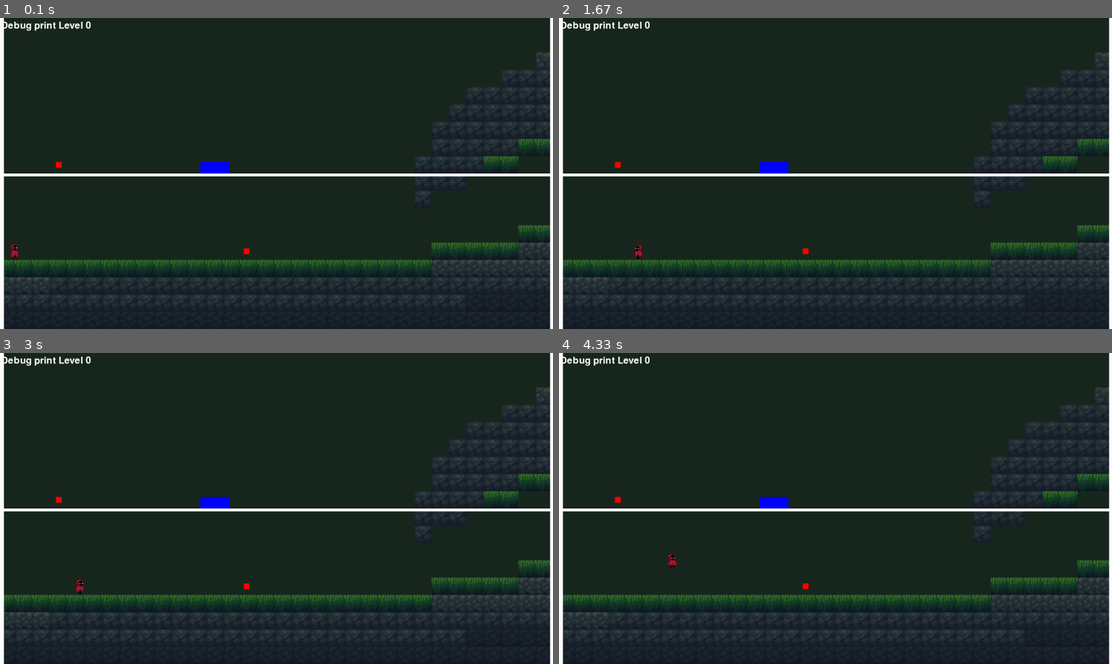
Above: before the commit, frames 1-4 (two rows, left to right).
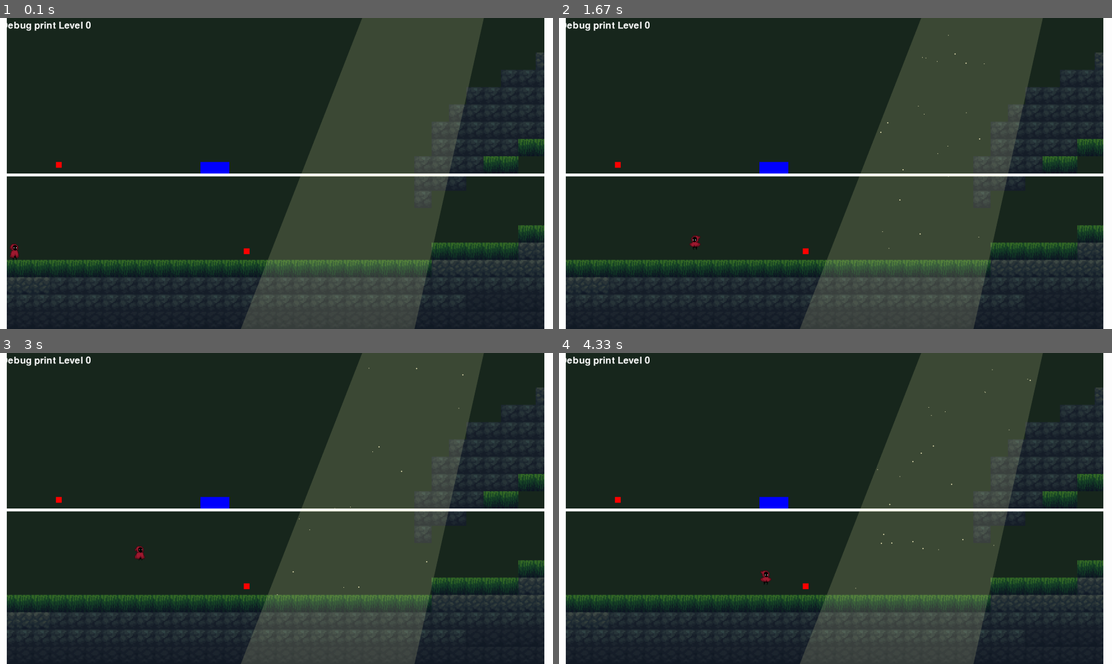
Above: after the commit, the same moments.

Repository: mrhanha1/pygameSonDoong
Game: pygame game, started from main.py
The game is run twice, just before and just after one commit, with the same random seed, the same clock (stepped at 60 frames per second) and the same inputs.
Inputs:
- Up to frame 1 (0.1 s): no input
- Up to frame 2 (1.67 s): hold Right 0.33-0.8 s; hold Right 0.83-1.3 s; tap Space at 0.9, 1.2, 1.4 s; tap K at 0.98 s; hold Left from 1.33 s (still down)
- Up to frame 3 (3 s): tap Space at 1.7, 1.97, 2.27, 2.4, 2.7 s; release Left at 1.87 s; hold Left 1.9-2.3 s; hold Right 2.33-2.97 s; tap K at 2.48 s
- Up to frame 4 (4.33 s): hold Left 3-3.47 s; tap Space at 3.07, 3.37, 3.57, 3.87, 4.07 s; hold Right 3.5-3.97 s; hold Right from 4 s (still down); tap K at 4.15 s

The runs differ from the first frame. In frame 1, 28% of the frame differs, in the area x 0-100%, y 0-100%; in frame 2, 28%; in frame 3, 28%; in frame 4, 28%.

Commit message:
sửa đc chuyển map, đang làm particle

Diff:
--- a/main.py
+++ b/main.py
@@ -4,6 +4,7 @@
 from gameObjectv2 import enemy, hazard, entrance
 from tile_map import TileMap
 from level import LevelManager
+from particle import ParticleSystem
 #ĐỊNH NGHĨA CÁC MÀU CẦN DÙNG
 GRAY=(200, 200, 200)
 BROWN=(139,93,0)
@@ -14,7 +15,7 @@
 BGCOLOR=(25,40,30)
 
 CLOCK=pygame.time.Clock()
-FPS=60
+FPS=100
 
 """KHỞI TẠO CÁC BIẾN ĐẦU TIÊN"""
 CHANGE_LV_EVT=pygame.USEREVENT+1
@@ -31,10 +32,10 @@
       2: (WIDTH-60,HEIGHT//2),
       4: (WIDTH-60,HEIGHT//2)}),
     ("assets/tilemap/lv2.csv",
-     {1: (60,HEIGHT//2),
-      3: (60,HEIGHT//2),
-      2: (WIDTH-80,HEIGHT//2-100),
-      4: (WIDTH-80,HEIGHT-100)}),
+     {1: (40,HEIGHT//2),
+      3: (40,HEIGHT//2),
+      2: (WIDTH-80,100),
+      4: (WIDTH-80,HEIGHT-250)}),
     ("assets/tilemap/lv3.csv",
      {1: (40,HEIGHT//2-100),
       3: (40,HEIGHT//2+150),
@@ -42,7 +43,7 @@
       4: (WIDTH-80,HEIGHT-100)}),
     ("assets/tilemap/lv4.csv",
      {1: (40,HEIGHT//2-100),
-      3: (40,HEIGHT-150),
+      3: (60,HEIGHT-160),
       2: (WIDTH-80,HEIGHT//2-100),
       4: (WIDTH-80,HEIGHT-100)}),
     ("assets/tilemap/lv5.csv",
@@ -71,7 +72,6 @@
     ]
 levelmanager=LevelManager(level_list_data, p1)
 
-
 enemies=pygame.sprite.Group()
 enemies.add(enemy(200, 500),
             enemy(850, 800))
@@ -80,12 +80,24 @@
 
 entrances=pygame.sprite.Group()
 entrances.add(
-    entrance(0, 0, 1, 20, HEIGHT//2),
-    entrance(0, HEIGHT//2, 3, 20, HEIGHT//2),
-    entrance(WIDTH-10, 0, 2,20,HEIGHT//2),
-    entrance(WIDTH-10, HEIGHT//2, 4,20,HEIGHT//2)
+    entrance(-20, 0, 1, 50, HEIGHT//2),
+    entrance(-20, HEIGHT//2, 3, 50, HEIGHT//2),
+    entrance(WIDTH-30, 0, 2,60,HEIGHT//2),
+    entrance(WIDTH-30, HEIGHT//2, 4,60,HEIGHT//2)
     )
-"""KHỞI TẠO ĐẦU TIÊN"""
+
+
+
+particle_system = ParticleSystem(pool_size=200)
+polygon = [(1260, 0), (1680, 0), (1440, HEIGHT), (840, HEIGHT)]
+particle_system.start_dust_effect(polygon)
+particle_system.add_water_spawn(1, x=500, y=100)
+particle_system.add_water_spawn(2, x=600, y=150)
+sunlight=pygame.Surface((WIDTH,HEIGHT),pygame.SRCALPHA)
+
+
+
+"""KHỞI TẠO GAME"""
 pygame.init()
 screen = pygame.display.set_mode((WIDTH, HEIGHT))
 pygame.display.set_caption("GÊm sỐ 1")
@@ -105,7 +117,7 @@
 running = True
 while running:
 
-    d_time=d_time = CLOCK.tick(FPS)/10
+    d_time=d_time = CLOCK.tick(FPS)/1000
     #print(d_time) #SHOW DELTA TIME TO DEBUG
     screen.fill(BGCOLOR)
     for event in pygame.event.get():
@@ -119,7 +131,12 @@
             levelmanager.go_to_level(event.index)
         if event.type == pygame.QUIT:
             running = False
-    #map.draw_map(screen)
+
+
+
+    particle_system.update(d_time, dust_bounds=polygon)
+    particle_system.draw(screen)
+
 
     levelmanager.level.draw(screen)
     for e in enemies:
@@ -136,7 +153,12 @@
     else:
         p1.update_moving(levelmanager.level.get_tiles(), d_time)
         p1.update_hit(enemies, hazards, entrances)
+    pygame.draw.polygon(sunlight, (255,255,180,40), polygon)
+    screen.blit(sunlight, (0,0))
+
+
     draw_level_text(screen, levelmanager.level_index, font)
+
     #pygame.draw.rect(screen, WHITE, p1.rect) #SHOW HITBOX
     #fps = CLOCK.get_fps()
     #print(f"FPS: {fps:.2f}") #SHOW FPS
--- /dev/null
+++ b/particle.py
@@ -0,0 +1,230 @@
+import pygame
+import random
+from abc import ABC, abstractmethod
+
+class Particle(ABC):
+    def __init__(self):
+        self.pos = pygame.Vector2(0, 0)
+        self.velocity = pygame.Vector2(0, 0)
+        self.lifetime = 0
+        self.max_lifetime = 0
+        self.active = False
+        self.color = (255, 255, 255)
+        self.size = 1
+        self.rect = pygame.Rect(0, 0, self.size * 2, self.size * 2)
+
+    def reset(self, pos, velocity, lifetime, color, size):
+        self.active = True
+        self.pos = pos.copy()
+        self.velocity = velocity.copy()
+        self.lifetime = 0
+        self.max_lifetime = lifetime
+        self.color = color
+        self.size = size
+        self.rect = pygame.Rect(int(pos.x) - size, int(pos.y) - size, size * 2, size * 2)
+
+    def draw(self, surface):
+        if self.active:
+            pygame.draw.circle(surface, self.color, (int(self.pos.x), int(self.pos.y)), self.size)
+
+    @abstractmethod
+    def update(self, d_time, bounds=None):
+        pass
+
+    def is_inside_bounds(self, bounds):
+        if isinstance(bounds, pygame.Rect):
+            return bounds.collidepoint(self.pos.x, self.pos.y)
+        elif isinstance(bounds, list):  # Polygon
+            return self.point_in_polygon(self.pos, bounds)
+        return True
+
+    def point_in_polygon(self, point, polygon):
+        x, y = point
+        n = len(polygon)
+        inside = False
+        px, py = polygon[0]
+        for i in range(n + 1):
+            sx, sy = polygon[i % n]
+            if y > min(py, sy):
+                if y <= max(py, sy):
+                    if x <= max(px, sx):
+                        if py != sy:
+                            xinters = (y - py) * (sx - px) / (sy - py) + px
+                        if px == sx or x <= xinters:
+                            inside = not inside
+            px, py = sx, sy
+        return inside
+
+class WaterDroplet(Particle):
+    def __init__(self):
+        super().__init__()
+        self.gravity = 1700  # 1700 pixel/giây²
+
+    def update(self, d_time, bounds=None):
+        if not self.active:
+            return
+        self.lifetime += d_time
+        if self.lifetime >= self.max_lifetime:
+            self.active = False
+            return
+        self.velocity.y += self.gravity * d_time
+        self.pos += self.velocity * d_time
+        self.rect.center = (int(self.pos.x), int(self.pos.y))
+        if bounds and not self.is_inside_bounds(bounds):
+            self.active = False
+
+class DustParticle(Particle):
+    def update(self, d_time, bounds=None):
+        if not self.active:
+            return
+        self.lifetime += d_time
+        if self.lifetime >= self.max_lifetime:
+            self.active = False
+            return
+        self.pos += self.velocity * d_time
+        self.rect.center = (int(self.pos.x), int(self.pos.y))
+        # Thêm chuyển động ngẫu nhiên
+        self.velocity += pygame.Vector2(
+            random.uniform(-5, 5) * d_time,
+            random.uniform(-5, 5) * d_time
+        )
+        if bounds and not self.is_inside_bounds(bounds):
+            self.active = False
+
+class ParticlePool:
+    def __init__(self, initial_size=100):
+        self.particles = []
+        self.types = {"dust": DustParticle, "water": WaterDroplet}
+        self.initial_size = initial_size
+        # Khởi tạo pool
+        for _ in range(initial_size // 2):
+            self.particles.append(DustParticle())
+            self.particles.append(WaterDroplet())
+
+    def get_particle(self, particle_type):
+        # Tìm particle không hoạt động
+        for particle in self.particles:
+            if not particle.active and isinstance(particle, self.types[particle_type]):
+                return particle
+        # Tạo mới nếu thiếu
+        new_particle = self.types[particle_type]()
+        self.particles.append(new_particle)
+        return new_particle
+
+    def update(self, d_time, bounds=None):
+        for particle in self.particles:
+            if particle.active:
+                particle.update(d_time, bounds)
+
+    def draw(self, surface):
+        for particle in self.particles:
+            if particle.active:
+                particle.draw(surface)
+
+class ParticleSystem:
+    def __init__(self, pool_size=100):
+        self.pool = ParticlePool(pool_size)
+        self.screen_height = 720  # Điều chỉnh theo game
+        self.screen_width = 1280  # Điều chỉnh theo game
+        self.dust_timer = 0
+        self.water_timers = {}  # {id: timer}
+        self.dust_interval = 0.1  # Bụi mỗi 0.1s
+        self.water_interval = 0.5  # Giọt nước mỗi 0.5s
+        self.dust_polygon = None
+        self.water_positions = {}  # {id: Vector2}
+
+    def start_dust_effect(self, polygon):
+        self.dust_polygon = polygon
+
+    def stop_dust_effect(self):
+        self.dust_polygon = None
+
+    def add_water_spawn(self, spawn_id, x, y):
+        self.water_positions[spawn_id] = pygame.Vector2(x, y)
+        self.water_timers[spawn_id] = 0
+
+    def remove_water_spawn(self, spawn_id):
+        self.water_positions.pop(spawn_id, None)
+        self.water_timers.pop(spawn_id, None)
+
+    def spawn_dust(self, polygon, count=3):
+        for _ in range(count):
+            particle = self.pool.get_particle("dust")
+            if particle:
+                min_x = min(p[0] for p in polygon)
+                max_x = max(p[0] for p in polygon)
+                min_y = min(p[1] for p in polygon)
+                max_y = max(p[1] for p in polygon)
+                pos = pygame.Vector2(
+                    random.uniform(min_x, max_x),
+                    random.uniform(min_y, max_y)
+                )
+                while not particle.point_in_polygon(pos, polygon):
+                    pos = pygame.Vector2(
+                        random.uniform(min_x, max_x),
+                        random.uniform(min_y, max_y)
+                    )
+                velocity = pygame.Vector2(
+                    random.uniform(-20, 20),
+                    random.uniform(-20, 20)
+                )
+                particle.reset(
+                    pos=pos,
+                    velocity=velocity,
+                    lifetime=random.uniform(0.5, 1.5),
+                    color=(255, 245, 200),  # Vàng nhạt lung linh
+                    size=random.randint(1, 2)
+                )
+
+    def spawn_water_droplet(self, x, y, count=2):
+        for _ in range(count):
+            particle = self.pool.get_particle("water")
+            if particle:
+                pos = pygame.Vector2(x + random.uniform(-10, 10), y)
+                velocity = pygame.Vector2(
+                    random.uniform(-20, 20),
+                    random.uniform(0, 50)
+                )
+                particle.reset(
+                    pos=pos,
+                    velocity=velocity,
+                    lifetime=2,
+                    color=(100, 150, 255),
+                    size=3
+                )
+
+    def update(self, d_time, dust_bounds=None):
+        self.dust_timer += d_time
+        if self.dust_polygon and self.dust_timer >= self.dust_interval:
+            self.spawn_dust(self.dust_polygon, count=3)
+            self.dust_timer = 0
+
+        for spawn_id in self.water_timers:
+            self.water_timers[spawn_id] += d_time
+            if self.water_timers[spawn_id] >= self.water_interval:
+                pos = self.water_positions[spawn_id]
+                self.spawn_water_droplet(pos.x, pos.y, count=2)
+                self.water_timers[spawn_id] = 0
+
+        self.pool.update(d_time, dust_bounds if dust_bounds else self.dust_polygon)
+
+    def draw(self, surface):
+        self.pool.draw(surface)
+
+# Cách sử dụng
+"""
+from particle_system import ParticleSystem
+particle_system = ParticleSystem(pool_size=100)
+# Bụi
+polygon = [(300, 200), (400, 200), (400, 300), (300, 300)]
+particle_system.start_dust_effect(polygon)
+# Nhiều điểm giọt nước
+particle_system.add_water_spawn(1, x=500, y=100)
+particle_system.add_water_spawn(2, x=600, y=150)
+# Trong vòng lặp game
+particle_system.update(d_time, dust_bounds=polygon)
+particle_system.draw(screen)
+# Dừng
+particle_system.stop_dust_effect()
+particle_system.remove_water_spawn(1)
+"""
--- a/playerv2.py
+++ b/playerv2.py
@@ -10,7 +10,7 @@
     x and y is the topleft position of player when game start,
     the size of player depend on size of .png image on animation and scale factor"""
 
-    def __init__(self, x, y, scale_factor=2,move_speed=4):
+    def __init__(self, x, y, scale_factor=2,move_speed=700):
 
         self.frame_w = 31 #self.sprite_sheet.get_width() // self.num_frames
         self.frame_h = 31 #self.sprite_sheet.get_height()
@@ -29,8 +29,8 @@
         #PlaYER moVEment VAriaAble
         self.move_speed=move_speed
         self.velocity=Vector2(0,0)
-        self.gravity=0.35
-        self.jump_force=-10
+        self.gravity=1700
+        self.jump_force=-700
         self.isGrounded=False
         self.knockback_timer=0
         self.is_knock_back=False
@@ -99,11 +99,11 @@
     def update_knockback(self,d_time):
         if self.is_knock_back:
             """VÀO ĐÂY ĐỂ SET THỜI GIAN BỊ KNOCKBACK"""
-            if self.knockback_timer<15:
+            if self.knockback_timer<.1:
                 #pygame.time.wait(100) #hitstop time
-                self.velocity.x-=self.move_speed*d_time*1.5
+                self.velocity.x=-self.move_speed*d_time*60
                 #self.velocity.y=0
-                self.velocity.y=-12*self.gravity*d_time
+                self.velocity.y=-8*self.gravity*d_time
                 self.knockback_timer+=d_time
             else:
                 self.is_knock_back=False
--- a/tile_map.py
+++ b/tile_map.py
@@ -1,5 +1,6 @@
 import pygame, csv, os
-
+from gameObjectv2 import enemy
+enemies=pygame.sprite.Group()
 class Tile(pygame.sprite.Sprite):
     def __init__(self, path,x,y):
         super().__init__()
@@ -93,7 +94,8 @@
                 elif tile == '13':
                     tiles.append(Tile("assets/mossysblock.png", x * self.tile_size, y * self.tile_size))
                 elif tile == '14':
-                    tiles.append(Tile("assets/enemy.png", x * self.tile_size, y * self.tile_size))
+                    #pass
+                    enemies.add(enemy(x * self.tile_size, y * self.tile_size))
                 x += 1
             y += 1
         self.map_w = x * self.tile_size
Not shown, changed: tiled_level/level1.tiled-session
